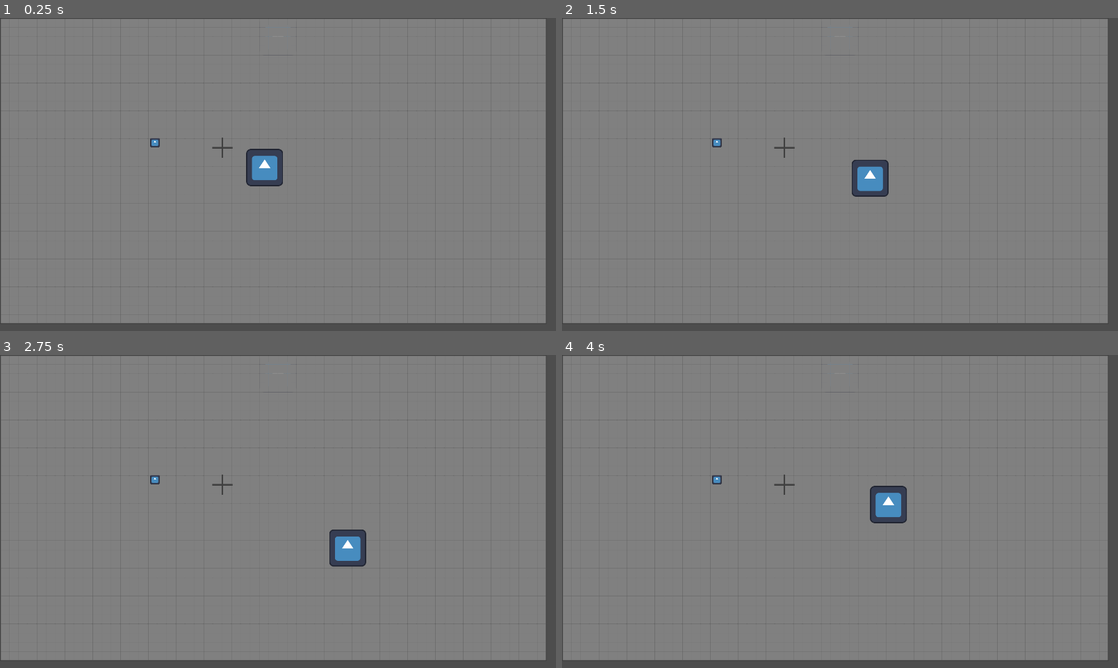
Above: before the commit, frames 1-4 (two rows, left to right).
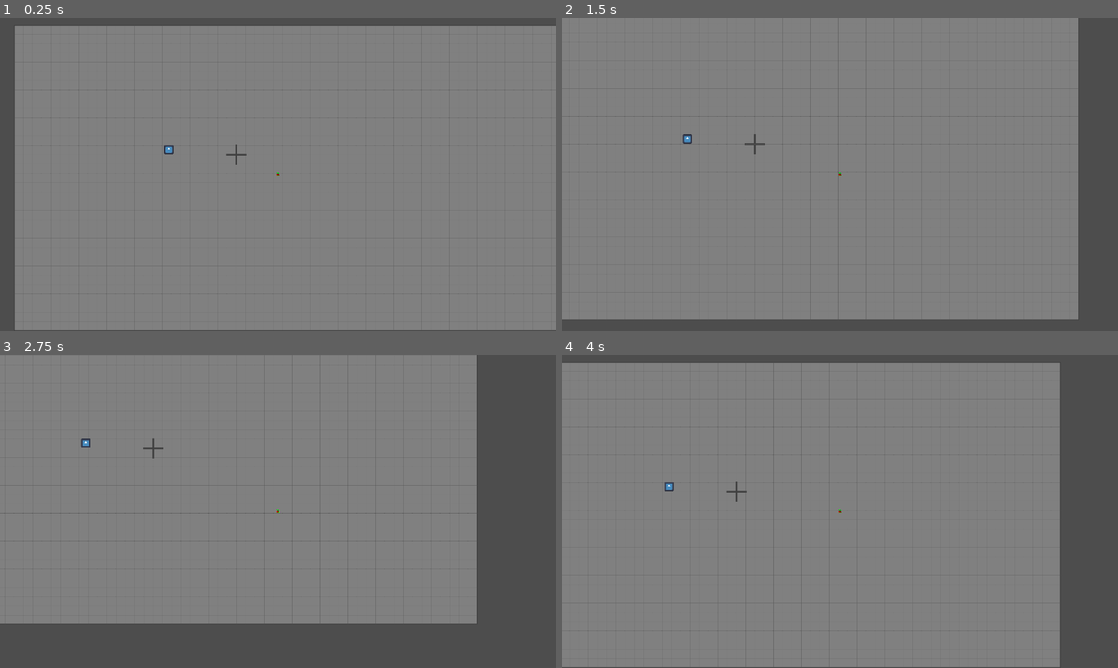
Above: after the commit, the same moments.

Repository: nporposoft/loot-goblin
Game: Godot game, scene res://test_dungeon.tscn
Same seed, same stepped clock (60 frames per second), same inputs: the game is played once before the commit and once after it. The engine's default icon, where the game draws it, is replaced by a stand-in: a white triangle on a blue panel in a dark square.
Inputs (mouse positions are in pixels of both pictures, inside the frame that each line leads up to):
- Up to frame 1 (0.25 s): no input
- Up to frame 2 (1.5 s): tap Enter at 0.5 s; move the mouse to (962, 158) at 0.52 s; hold D (move_right) 0.53-1.28 s; move the mouse to (728, 190) at 1.27 s; hold S (move_down) from 1.28 s (still down)
- Up to frame 3 (2.75 s): move the mouse to (333, 442) at 2.02 s; release S (move_down) at 2.03 s; hold D (move_right) from 2.03 s (still down)
- Up to frame 4 (4 s): move the mouse to (812, 574) at 2.77 s; release D (move_right) at 2.78 s; hold W (move_up) 2.78-3.53 s; move the mouse to (1006, 558) at 3.52 s; hold A (move_left) from 3.53 s (still down)

The runs differ from the first frame. In frame 1, 9.6% of the frame differs, in the area x 0-100%, y 0-100%; in frame 2, 7.9%; in frame 3, 24%, in the area x 0-99%, y 0-98%; in frame 4, 14%.

Commit message:
added animated spritesheet to goblin

Diff:
--- a/characters/Goblin.tscn
+++ b/characters/Goblin.tscn
@@ -1,13 +1,102 @@
-[gd_scene load_steps=5 format=3 uid="uid://i08uo4dcy5dr"]
+[gd_scene load_steps=15 format=3 uid="uid://i08uo4dcy5dr"]
 
 [ext_resource type="Script" uid="uid://t6rnai4uey85" path="res://src/characters/character.gd" id="1_bjga1"]
-[ext_resource type="Texture2D" uid="uid://h2fitiuextwe" path="res://icon.svg" id="2_7ybme"]
+[ext_resource type="Texture2D" uid="uid://cc35tdwbren27" path="res://assets/goblinsheet1.png" id="2_bjga1"]
+
+[sub_resource type="AtlasTexture" id="AtlasTexture_7ybme"]
+atlas = ExtResource("2_bjga1")
+region = Rect2(17, 34, 16, 16)
+
+[sub_resource type="AtlasTexture" id="AtlasTexture_5xsi5"]
+atlas = ExtResource("2_bjga1")
+region = Rect2(0, 0, 16, 16)
+
+[sub_resource type="AtlasTexture" id="AtlasTexture_47a61"]
+atlas = ExtResource("2_bjga1")
+region = Rect2(17, 0, 16, 16)
+
+[sub_resource type="AtlasTexture" id="AtlasTexture_welhl"]
+atlas = ExtResource("2_bjga1")
+region = Rect2(34, 0, 16, 16)
+
+[sub_resource type="AtlasTexture" id="AtlasTexture_3h2ew"]
+atlas = ExtResource("2_bjga1")
+region = Rect2(0, 17, 16, 16)
+
+[sub_resource type="AtlasTexture" id="AtlasTexture_ag8un"]
+atlas = ExtResource("2_bjga1")
+region = Rect2(34, 34, 16, 16)
+
+[sub_resource type="AtlasTexture" id="AtlasTexture_pjphi"]
+atlas = ExtResource("2_bjga1")
+region = Rect2(17, 17, 16, 16)
+
+[sub_resource type="AtlasTexture" id="AtlasTexture_fxgbu"]
+atlas = ExtResource("2_bjga1")
+region = Rect2(34, 17, 16, 16)
+
+[sub_resource type="AtlasTexture" id="AtlasTexture_hn6ar"]
+atlas = ExtResource("2_bjga1")
+region = Rect2(0, 34, 16, 16)
+
+[sub_resource type="SpriteFrames" id="SpriteFrames_7rm0i"]
+animations = [{
+"frames": [{
+"duration": 1.0,
+"texture": SubResource("AtlasTexture_7ybme")
+}],
+"loop": true,
+"name": &"dodge",
+"speed": 1.0
+}, {
+"frames": [{
+"duration": 1.0,
+"texture": SubResource("AtlasTexture_5xsi5")
+}, {
+"duration": 1.0,
+"texture": SubResource("AtlasTexture_47a61")
+}, {
+"duration": 1.0,
+"texture": SubResource("AtlasTexture_welhl")
+}, {
+"duration": 1.0,
+"texture": SubResource("AtlasTexture_3h2ew")
+}],
+"loop": true,
+"name": &"idle",
+"speed": 1.0
+}, {
+"frames": [{
+"duration": 1.0,
+"texture": SubResource("AtlasTexture_ag8un")
+}],
+"loop": true,
+"name": &"jump",
+"speed": 1.0
+}, {
+"frames": [{
+"duration": 1.0,
+"texture": SubResource("AtlasTexture_pjphi")
+}, {
+"duration": 1.0,
+"texture": SubResource("AtlasTexture_fxgbu")
+}, {
+"duration": 1.0,
+"texture": SubResource("AtlasTexture_hn6ar")
+}, {
+"duration": 1.0,
+"texture": SubResource("AtlasTexture_fxgbu")
+}],
+"loop": true,
+"name": &"run",
+"speed": 4.0
+}]
 
 [sub_resource type="CircleShape2D" id="CircleShape2D_bjga1"]
-radius = 64.84597
+radius = 8.0
 
 [sub_resource type="CircleShape2D" id="CircleShape2D_7ybme"]
-radius = 175.0
+radius = 32.0
 
 [node name="Goblin" type="CharacterBody2D"]
 collision_layer = 2
@@ -16,9 +105,11 @@
 script = ExtResource("1_bjga1")
 metadata/_custom_type_script = "uid://t6rnai4uey85"
 
-[node name="Sprite" type="Sprite2D" parent="."]
-position = Vector2(2, 0)
-texture = ExtResource("2_7ybme")
+[node name="Spritesheet" type="AnimatedSprite2D" parent="."]
+texture_filter = 1
+sprite_frames = SubResource("SpriteFrames_7rm0i")
+animation = &"run"
+autoplay = "idle"
 
 [node name="Collider" type="CollisionShape2D" parent="."]
 shape = SubResource("CircleShape2D_bjga1")
@@ -29,3 +120,5 @@
 
 [node name="CollisionShape2D" type="CollisionShape2D" parent="InteractArea"]
 shape = SubResource("CircleShape2D_7ybme")
+
+[node name="Camera2D" type="Camera2D" parent="."]
--- a/src/characters/character.gd
+++ b/src/characters/character.gd
@@ -4,6 +4,8 @@
 
 @export var move_speed: float = 200.0
 @export var held_item: ItemData = null
+
+@onready var _animated_sprite: AnimatedSprite2D = $Spritesheet
 
 # Action is used by controllers to interact with characters.
 # Specifically -- player controller can pass to the player character,
@@ -44,6 +46,10 @@
 
 func _process_movement(move_input: Vector2) -> void:
 	velocity = move_input.normalized() * move_speed
+	if is_zero_approx(velocity.length()):
+		_animated_sprite.play("idle")
+	else:
+		_animated_sprite.play("run")
 
 
 func _process_aiming(_aim_direction: Vector2) -> void:
--- a/test_dungeon.tscn
+++ b/test_dungeon.tscn
@@ -1,9 +1,8 @@
-[gd_scene load_steps=8 format=4 uid="uid://r0rlptslyw58"]
+[gd_scene load_steps=7 format=4 uid="uid://r0rlptslyw58"]
 
 [ext_resource type="Script" uid="uid://kygkbg3kqosp" path="res://src/player/player_character_controller.gd" id="1_nsxo0"]
 [ext_resource type="PackedScene" uid="uid://i08uo4dcy5dr" path="res://characters/Goblin.tscn" id="3_d8tm3"]
 [ext_resource type="Texture2D" uid="uid://ddofnmrfhjmtx" path="res://assets/tileset1.png" id="3_x2o3n"]
-[ext_resource type="Texture2D" uid="uid://h2fitiuextwe" path="res://icon.svg" id="3_xsdle"]
 [ext_resource type="PackedScene" uid="uid://ykf6nsdak0fj" path="res://items/Diamond.tscn" id="4_d8tm3"]
 
 [sub_resource type="TileSetAtlasSource" id="TileSetAtlasSource_5o8a4"]
@@ -265,17 +264,6 @@
 offset_bottom = 40.0
 grow_horizontal = 2
 
-[node name="Diamond" type="TextureRect" parent="UI"]
-layout_mode = 1
-anchors_preset = 5
-anchor_left = 0.5
-anchor_right = 0.5
-offset_left = -64.0
-offset_right = 64.0
-offset_bottom = 128.0
-grow_horizontal = 2
-texture = ExtResource("3_xsdle")
-
 [node name="World" type="Node2D" parent="."]
 
 [node name="Terrain" type="TileMapLayer" parent="World"]
